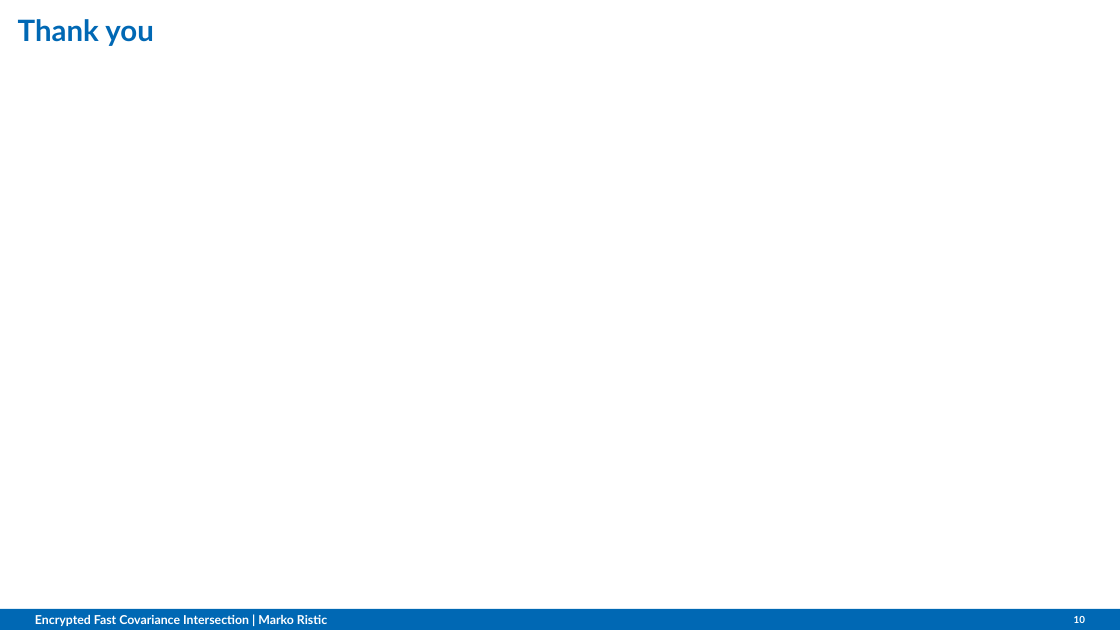
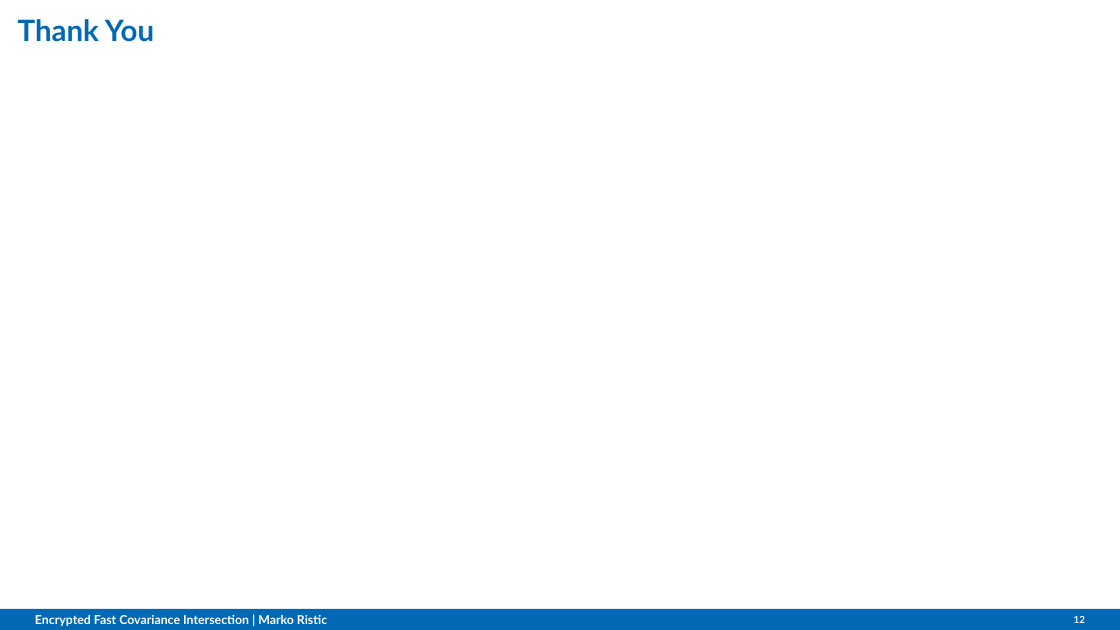
Before and after one commit to omubtcezq/PaillierFCI, a slide deck: slide 12 of presentation/MFI2022_marko_ristic.pptx (slide 10 before the commit). Drawn at 1120x630 pixels with LibreOffice and Linux fonts; fonts in the diff are those of the drawing; background and template pictures are left out. Boxes give left, top, right and bottom in pixels: in the first picture for what was removed or moved away, otherwise in the second. Text is boxed around its words. In the diff, an @@ line names an element or a change of style, - is before the commit and + after.

```diff
--- a/presentation/MFI2022_marko_ristic.pptx
+++ b/presentation/MFI2022_marko_ristic.pptx
@@ title at [18, 19, 154, 42]: text changed @@
-Thank you
+Thank You
```
Also in this commit, not shown: 7 other slides changed, 2 slides added.
